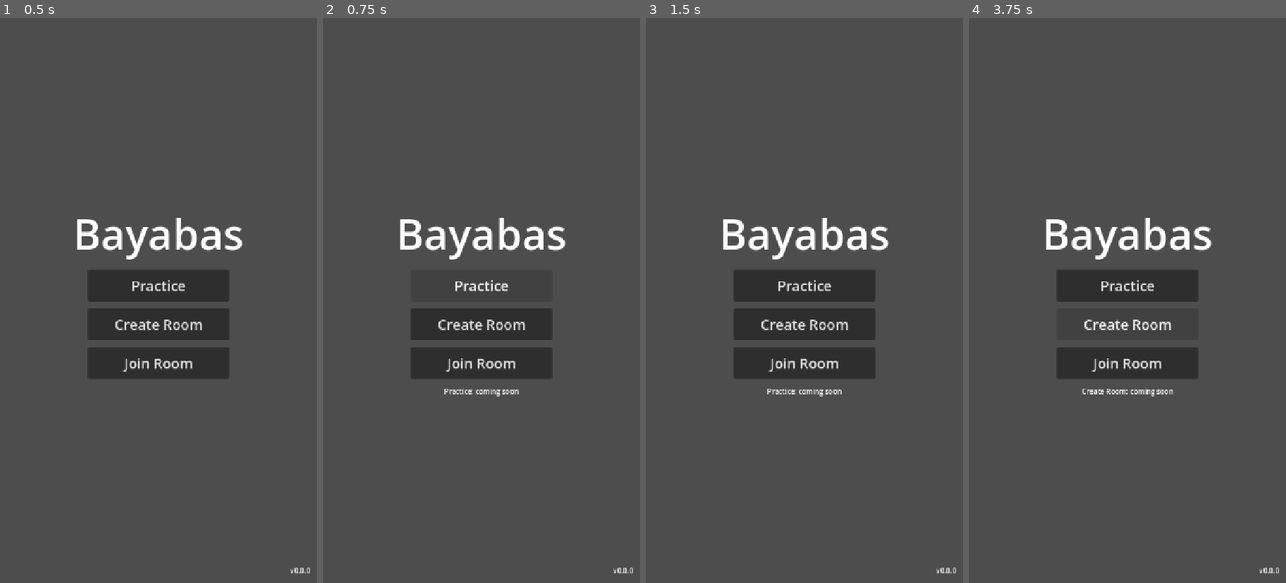
Above: before the commit, frames 1-4 (left to right).
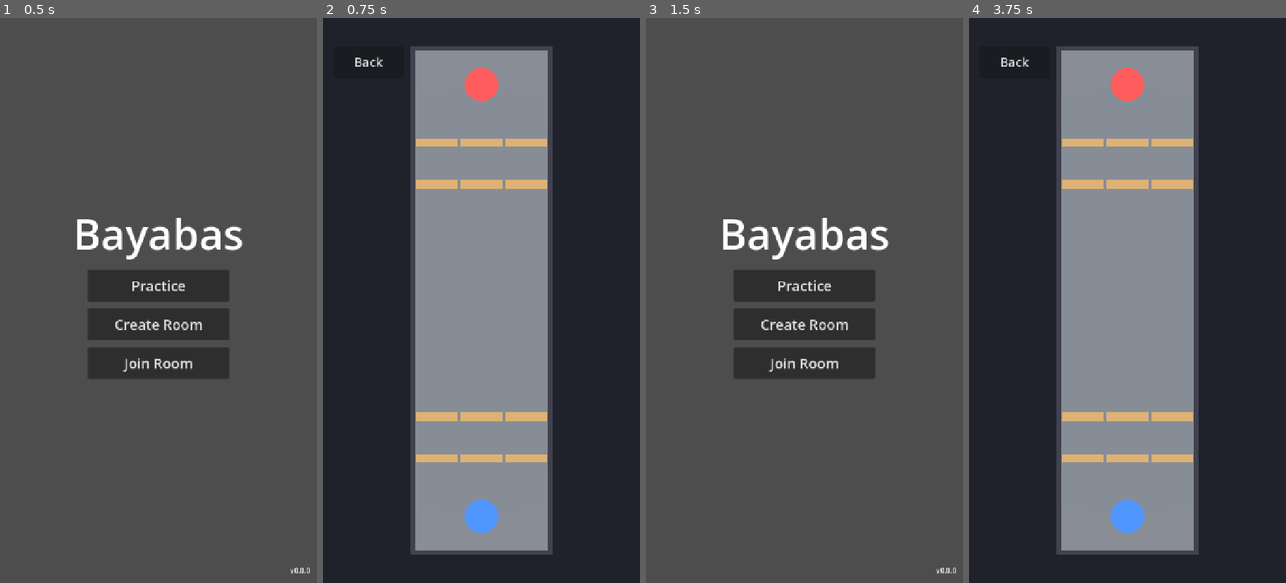
Above: after the commit, the same moments.

Repository: earl-gh/bayabas
Game: Godot game, scene res://scenes/ui/title_screen.tscn
Same seed, same stepped clock (60 frames per second), same inputs: the game is played once before the commit and once after it.
Inputs (mouse positions are in pixels of both pictures, inside the frame that each line leads up to):
- Up to frame 1 (0.5 s): no input
- Up to frame 2 (0.75 s): click "Practice" at 0.5 s
- Up to frame 3 (1.5 s): click (690, 63) at 1.25 s, where only the run after the commit has a clickable "Back"
- Up to frame 4 (3.75 s): click "Create Room" at 2 s; click "Practice" at 2.75 s; click (1127, 323) at 3.5 s, where only the run before the commit has a clickable "Create Room"

Frame 1 is identical in both runs. In frame 2, 97% of the frame differs, in the area x 0-100%, y 0-100%; in frame 3, 0.2%; in frame 4, 97%.

Commit message:
feat(map): greybox lane map with bases, boundary walls and 2x3 wall columns per side
Co-Authored-By: Claude Sonnet 5.5 <noreply@anthropic.com>
Claude-Session: https://claude.ai/code/session_01Vpde5vHZTWw1h4wGUTJzwu

Diff:
--- /dev/null
+++ b/data/rules/map_layout.tres
@@ -0,0 +1,20 @@
+[gd_resource type="Resource" script_class="MapLayout" load_steps=2 format=3]
+
+[ext_resource type="Script" path="res://scripts/sim/map_layout.gd" id="1_layout"]
+
+[resource]
+script = ExtResource("1_layout")
+lane_length = 60.0
+lane_width = 16.0
+base_inset = 4.0
+base_radius = 2.0
+wall_layers = 2
+wall_columns_per_layer = 3
+wall_first_layer_from_base = 7.0
+wall_layer_spacing = 5.0
+wall_thickness = 1.0
+wall_gap = 0.3
+wall_hp = 300
+boundary_thickness = 0.6
+overview_height = 60.0
+overview_size = 68.0
--- /dev/null
+++ b/scenes/map/greybox_map.tscn
@@ -0,0 +1,28 @@
+[gd_scene load_steps=3 format=3]
+
+[ext_resource type="Script" path="res://scripts/view/greybox_map.gd" id="1_map"]
+[ext_resource type="Resource" path="res://data/rules/map_layout.tres" id="2_layout"]
+
+[node name="GreyboxMap" type="Node3D"]
+script = ExtResource("1_map")
+layout = ExtResource("2_layout")
+
+[node name="Geometry" type="Node3D" parent="."]
+unique_name_in_owner = true
+
+[node name="Camera" type="Camera3D" parent="."]
+unique_name_in_owner = true
+
+[node name="Sun" type="DirectionalLight3D" parent="."]
+unique_name_in_owner = true
+
+[node name="Hud" type="CanvasLayer" parent="."]
+
+[node name="BackButton" type="Button" parent="Hud"]
+unique_name_in_owner = true
+offset_left = 24.0
+offset_top = 64.0
+offset_right = 184.0
+offset_bottom = 136.0
+theme_override_font_sizes/font_size = 28
+text = "Back"
--- /dev/null
+++ b/scripts/sim/map_layout.gd
@@ -0,0 +1,74 @@
+class_name MapLayout
+extends Resource
+## Geometry of the single-lane map, in meters. Pure data + math, no nodes.
+## Lane axis is Z: +Z is the "own" side (bottom of the portrait screen), -Z the
+## enemy side. All numbers come from data/rules/map_layout.tres.
+
+const SIDE_OWN: int = 1
+const SIDE_ENEMY: int = -1
+
+@export var lane_length: float = 0.0
+@export var lane_width: float = 0.0
+@export var base_inset: float = 0.0
+@export var base_radius: float = 0.0
+@export var wall_layers: int = 0
+@export var wall_columns_per_layer: int = 0
+@export var wall_first_layer_from_base: float = 0.0
+@export var wall_layer_spacing: float = 0.0
+@export var wall_thickness: float = 0.0
+@export var wall_gap: float = 0.0
+@export var wall_hp: int = 0
+@export var boundary_thickness: float = 0.0
+@export var overview_height: float = 0.0
+@export var overview_size: float = 0.0
+
+
+## One breakable cardboard wall column. `rect` is in the XZ plane (x, z).
+class WallSpec extends RefCounted:
+	var rect: Rect2
+	var side: int
+	var layer: int
+	var column: int
+	var hp: int
+
+
+## Center of a side's base post in the XZ plane (x, z).
+func base_center(side: int) -> Vector2:
+	return Vector2(0.0, side * (lane_length / 2.0 - base_inset))
+
+
+func lane_rect() -> Rect2:
+	return Rect2(-lane_width / 2.0, -lane_length / 2.0, lane_width, lane_length)
+
+
+## 2 sides x wall_layers x wall_columns_per_layer columns. Layer 0 is nearest the base.
+func wall_columns() -> Array[WallSpec]:
+	var result: Array[WallSpec] = []
+	var column_width: float = lane_width / wall_columns_per_layer
+	for side: int in [SIDE_OWN, SIDE_ENEMY]:
+		for layer: int in wall_layers:
+			var z_center: float = side * (
+				lane_length / 2.0 - base_inset - wall_first_layer_from_base - layer * wall_layer_spacing
+			)
+			for column: int in wall_columns_per_layer:
+				var width: float = column_width - wall_gap
+				var x_center: float = -lane_width / 2.0 + column_width * (column + 0.5)
+				var spec: WallSpec = WallSpec.new()
+				spec.rect = Rect2(x_center - width / 2.0, z_center - wall_thickness / 2.0, width, wall_thickness)
+				spec.side = side
+				spec.layer = layer
+				spec.column = column
+				spec.hp = wall_hp
+				result.append(spec)
+	return result
+
+
+## Left, right and the two end walls enclosing the lane.
+func boundary_rects() -> Array[Rect2]:
+	var t: float = boundary_thickness
+	var result: Array[Rect2] = []
+	result.append(Rect2(-lane_width / 2.0 - t, -lane_length / 2.0, t, lane_length))
+	result.append(Rect2(lane_width / 2.0, -lane_length / 2.0, t, lane_length))
+	result.append(Rect2(-lane_width / 2.0 - t, -lane_length / 2.0 - t, lane_width + 2.0 * t, t))
+	result.append(Rect2(-lane_width / 2.0 - t, lane_length / 2.0, lane_width + 2.0 * t, t))
+	return result
--- a/scripts/ui/title_screen.gd
+++ b/scripts/ui/title_screen.gd
@@ -1,6 +1,6 @@
 class_name TitleScreen
 extends Control
-## Title screen. Buttons are stubs until the matching milestones land.
+## Title screen. Practice opens the greybox map for now; room buttons are stubs.
 
 @onready var _version_label: Label = %VersionLabel
 @onready var _status_label: Label = %StatusLabel
@@ -11,10 +11,14 @@
 
 func _ready() -> void:
 	_version_label.text = "v%s" % ProjectSettings.get_setting("application/config/version", "0.0.0")
-	_practice_button.pressed.connect(_on_stub_pressed.bind("Practice"))
+	_practice_button.pressed.connect(_on_practice_pressed)
 	_create_button.pressed.connect(_on_stub_pressed.bind("Create Room"))
 	_join_button.pressed.connect(_on_stub_pressed.bind("Join Room"))
 
 
+func _on_practice_pressed() -> void:
+	get_tree().change_scene_to_file("res://scenes/map/greybox_map.tscn")
+
+
 func _on_stub_pressed(label: String) -> void:
 	_status_label.text = "%s: coming soon" % label
--- /dev/null
+++ b/scripts/view/greybox_map.gd
@@ -0,0 +1,94 @@
+class_name GreyboxMap
+extends Node3D
+## Placeholder greybox view of the lane (boxes only). Reads MapLayout; holds no
+## game rules. Uses a fixed top-down overview camera until the follow camera
+## lands (M1 task 4).
+
+const GROUND_COLOR: Color = Color(0.45, 0.47, 0.5)
+const OWN_COLOR: Color = Color(0.25, 0.5, 0.95)
+const ENEMY_COLOR: Color = Color(0.9, 0.3, 0.3)
+const WALL_COLOR: Color = Color(0.75, 0.6, 0.38)
+const BOUNDARY_COLOR: Color = Color(0.2, 0.2, 0.25)
+const BACKGROUND_COLOR: Color = Color(0.12, 0.13, 0.17)
+const WALL_HEIGHT: float = 2.0
+const BOUNDARY_HEIGHT: float = 2.5
+const POST_HEIGHT: float = 3.0
+const POST_RADIUS: float = 0.5
+const RING_HEIGHT: float = 0.06
+const GROUND_HEIGHT: float = 0.1
+
+@export var layout: MapLayout
+
+@onready var _geometry: Node3D = %Geometry
+@onready var _camera: Camera3D = %Camera
+@onready var _sun: DirectionalLight3D = %Sun
+@onready var _back_button: Button = %BackButton
+
+
+func _ready() -> void:
+	_build_map()
+	_setup_camera()
+	_sun.rotation_degrees = Vector3(-60.0, 30.0, 0.0)
+	_back_button.pressed.connect(_on_back_pressed)
+
+
+func _build_map() -> void:
+	var ground_size: Vector3 = Vector3(layout.lane_width, GROUND_HEIGHT, layout.lane_length)
+	_add_box(Vector3(0.0, -GROUND_HEIGHT / 2.0, 0.0), ground_size, GROUND_COLOR)
+	for rect: Rect2 in layout.boundary_rects():
+		_add_rect(rect, BOUNDARY_HEIGHT, BOUNDARY_COLOR)
+	for spec: MapLayout.WallSpec in layout.wall_columns():
+		_add_rect(spec.rect, WALL_HEIGHT, WALL_COLOR)
+	for side: int in [MapLayout.SIDE_OWN, MapLayout.SIDE_ENEMY]:
+		var color: Color = OWN_COLOR if side == MapLayout.SIDE_OWN else ENEMY_COLOR
+		var center: Vector2 = layout.base_center(side)
+		_add_cylinder(Vector3(center.x, RING_HEIGHT / 2.0, center.y), layout.base_radius, RING_HEIGHT, color)
+		_add_cylinder(Vector3(center.x, POST_HEIGHT / 2.0, center.y), POST_RADIUS, POST_HEIGHT, color)
+
+
+func _setup_camera() -> void:
+	_camera.projection = Camera3D.PROJECTION_ORTHOGONAL
+	_camera.keep_aspect = Camera3D.KEEP_HEIGHT
+	_camera.size = layout.overview_size
+	_camera.rotation_degrees = Vector3(-90.0, 0.0, 0.0)
+	_camera.position = Vector3(0.0, layout.overview_height, 0.0)
+	var env: Environment = Environment.new()
+	env.background_mode = Environment.BG_COLOR
+	env.background_color = BACKGROUND_COLOR
+	env.ambient_light_source = Environment.AMBIENT_SOURCE_COLOR
+	env.ambient_light_color = Color.WHITE
+	env.ambient_light_energy = 0.5
+	_camera.environment = env
+
+
+func _add_rect(rect: Rect2, height: float, color: Color) -> void:
+	var center: Vector2 = rect.get_center()
+	_add_box(Vector3(center.x, height / 2.0, center.y), Vector3(rect.size.x, height, rect.size.y), color)
+
+
+func _add_box(center: Vector3, size: Vector3, color: Color) -> void:
+	var mesh: BoxMesh = BoxMesh.new()
+	mesh.size = size
+	_add_mesh(mesh, center, color)
+
+
+func _add_cylinder(center: Vector3, radius: float, height: float, color: Color) -> void:
+	var mesh: CylinderMesh = CylinderMesh.new()
+	mesh.top_radius = radius
+	mesh.bottom_radius = radius
+	mesh.height = height
+	_add_mesh(mesh, center, color)
+
+
+func _add_mesh(mesh: PrimitiveMesh, center: Vector3, color: Color) -> void:
+	var material: StandardMaterial3D = StandardMaterial3D.new()
+	material.albedo_color = color
+	mesh.material = material
+	var instance: MeshInstance3D = MeshInstance3D.new()
+	instance.mesh = mesh
+	instance.position = center
+	_geometry.add_child(instance)
+
+
+func _on_back_pressed() -> void:
+	get_tree().change_scene_to_file("res://scenes/ui/title_screen.tscn")
--- /dev/null
+++ b/tests/unit/test_map_layout.gd
@@ -0,0 +1,76 @@
+extends GutTest
+
+const LAYOUT: MapLayout = preload("res://data/rules/map_layout.tres")
+const MAP_SCENE: PackedScene = preload("res://scenes/map/greybox_map.tscn")
+
+
+func test_layout_matches_gdd_numbers() -> void:
+	assert_eq(LAYOUT.lane_length, 60.0)
+	assert_eq(LAYOUT.lane_width, 16.0)
+	assert_eq(LAYOUT.base_radius, 2.0)
+	assert_eq(LAYOUT.wall_layers, 2)
+	assert_eq(LAYOUT.wall_columns_per_layer, 3)
+	assert_eq(LAYOUT.wall_hp, 300)
+
+
+func test_wall_column_count() -> void:
+	# 2 sides x 2 layers x 3 columns
+	assert_eq(LAYOUT.wall_columns().size(), 12)
+
+
+func test_walls_inside_lane_and_clear_of_each_other() -> void:
+	var walls: Array[MapLayout.WallSpec] = LAYOUT.wall_columns()
+	var lane: Rect2 = LAYOUT.lane_rect()
+	for wall: MapLayout.WallSpec in walls:
+		assert_true(lane.encloses(wall.rect), "wall inside the lane")
+		assert_eq(wall.hp, 300)
+	for i: int in walls.size():
+		for j: int in range(i + 1, walls.size()):
+			assert_false(walls[i].rect.intersects(walls[j].rect), "walls %d and %d overlap" % [i, j])
+
+
+func test_map_is_symmetric_between_sides() -> void:
+	var own: Array[Rect2] = []
+	var enemy: Array[Rect2] = []
+	for wall: MapLayout.WallSpec in LAYOUT.wall_columns():
+		if wall.side == MapLayout.SIDE_OWN:
+			own.append(wall.rect)
+		else:
+			enemy.append(wall.rect)
+	assert_eq(own.size(), enemy.size())
+	for rect: Rect2 in own:
+		var mirrored: Rect2 = Rect2(rect.position.x, -rect.end.y, rect.size.x, rect.size.y)
+		assert_true(enemy.any(func(r: Rect2) -> bool: return r.is_equal_approx(mirrored)))
+
+
+func test_layer_order_from_base_outward() -> void:
+	var base_z: float = LAYOUT.base_center(MapLayout.SIDE_OWN).y
+	var layer_z: Array[float] = [0.0, 0.0]
+	for wall: MapLayout.WallSpec in LAYOUT.wall_columns():
+		if wall.side == MapLayout.SIDE_OWN:
+			layer_z[wall.layer] = wall.rect.get_center().y
+	assert_gt(base_z, layer_z[0], "layer 1 is in front of the own base")
+	assert_gt(layer_z[0], layer_z[1], "layer 2 is further toward mid")
+	assert_gt(layer_z[1], 0.0, "own walls stay on the own half")
+
+
+func test_bases_at_opposite_ends() -> void:
+	assert_eq(LAYOUT.base_center(MapLayout.SIDE_OWN).y, 26.0)
+	assert_eq(LAYOUT.base_center(MapLayout.SIDE_ENEMY).y, -26.0)
+
+
+func test_boundary_walls_enclose_lane_without_overlapping_it() -> void:
+	var lane: Rect2 = LAYOUT.lane_rect()
+	var boundaries: Array[Rect2] = LAYOUT.boundary_rects()
+	assert_eq(boundaries.size(), 4)
+	for rect: Rect2 in boundaries:
+		assert_false(rect.intersects(lane))
+
+
+func test_greybox_scene_builds_expected_geometry() -> void:
+	var map: GreyboxMap = autofree(MAP_SCENE.instantiate()) as GreyboxMap
+	add_child(map)
+	var geometry: Node3D = map.get_node("%Geometry") as Node3D
+	# ground + boundaries + wall columns + (ring + post) per base
+	var expected: int = 1 + LAYOUT.boundary_rects().size() + LAYOUT.wall_columns().size() + 4
+	assert_eq(geometry.get_child_count(), expected)
--- a/tests/unit/test_title_screen.gd
+++ b/tests/unit/test_title_screen.gd
@@ -14,5 +14,5 @@
 func test_stub_button_sets_status() -> void:
 	var screen: TitleScreen = autofree(TITLE_SCENE.instantiate()) as TitleScreen
 	add_child(screen)
-	(screen.get_node("%PracticeButton") as Button).pressed.emit()
-	assert_eq((screen.get_node("%StatusLabel") as Label).text, "Practice: coming soon")
+	(screen.get_node("%CreateRoomButton") as Button).pressed.emit()
+	assert_eq((screen.get_node("%StatusLabel") as Label).text, "Create Room: coming soon")
Not shown, changed: docs/GDD.md
